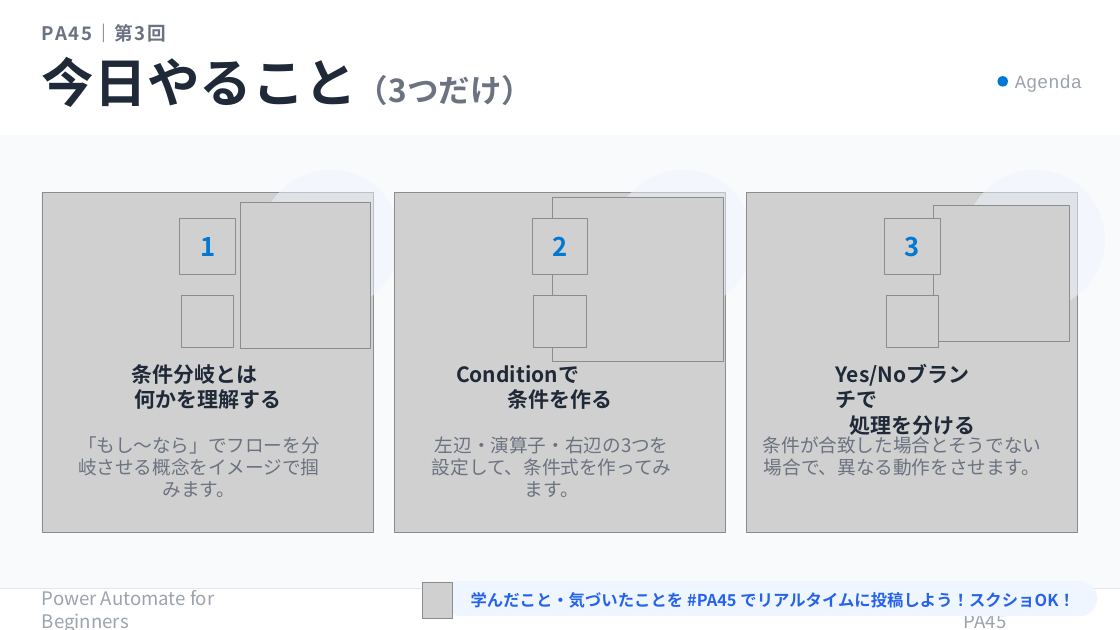
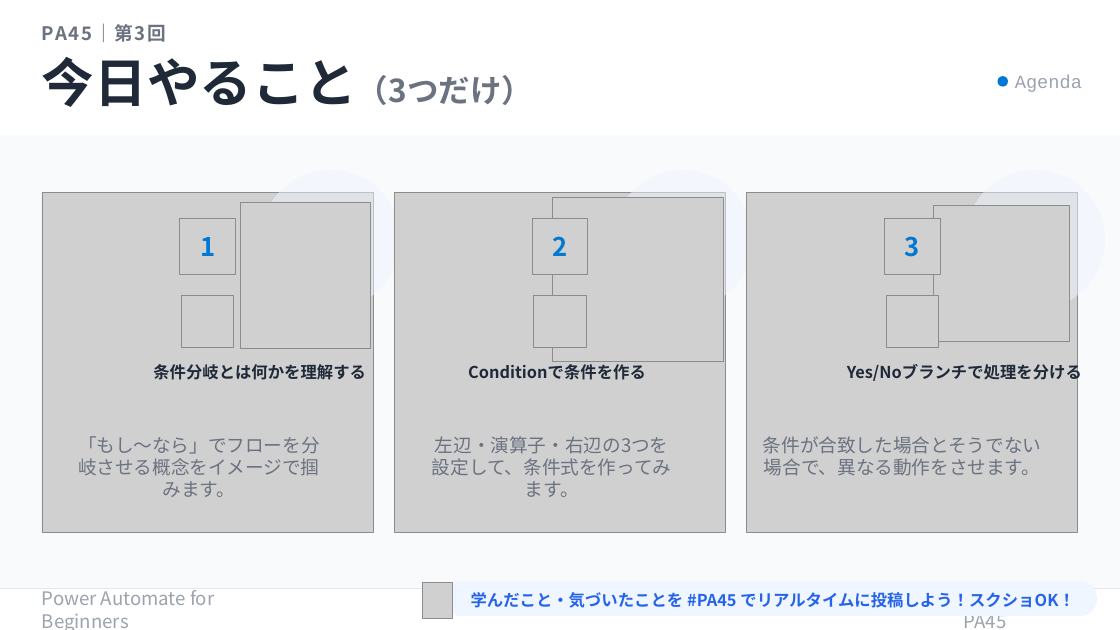
Before and after one commit to Haru-PowerPlatform/pa45, a slide deck: slide 5 of assets/pa45/P003_PA45_条件分岐_20260401.pptx. Drawn at 1120x630 pixels with LibreOffice and Linux fonts; fonts in the diff are those of the drawing; grey boxes stand for pictures. Boxes give left, top, right and bottom in pixels: in the first picture for what was removed or moved away, otherwise in the second. Text is boxed around its words. In the diff, an @@ line names an element or a change of style, - is before the commit and + after.

```diff
--- a/assets/pa45/P003_PA45_条件分岐_20260401.pptx
+++ b/assets/pa45/P003_PA45_条件分岐_20260401.pptx
@@ text at bbox=[153, 364, 366, 380]: text changed; size 18 to 14 pt @@
-条件分岐とは
-何かを理解する
+条件分岐とは何かを理解する
@@ text at bbox=[468, 361, 646, 380]: text changed; size 18 to 14 pt @@
-Conditionで
-条件を作る
+Conditionで条件を作る
@@ text at bbox=[847, 361, 1082, 383]: text changed; size 18 to 14 pt @@
-Yes/Noブランチで
-処理を分ける
+Yes/Noブランチで処理を分ける
```
Also in this commit, not shown: 4 other slides changed, 1 other file.
